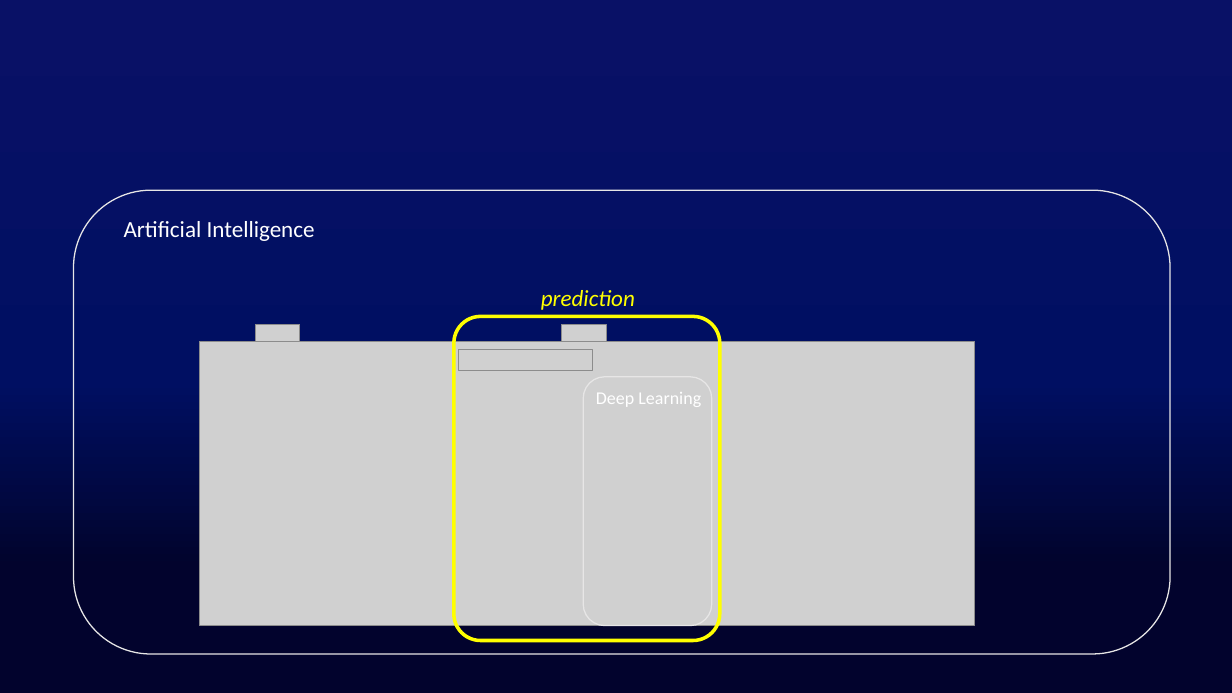
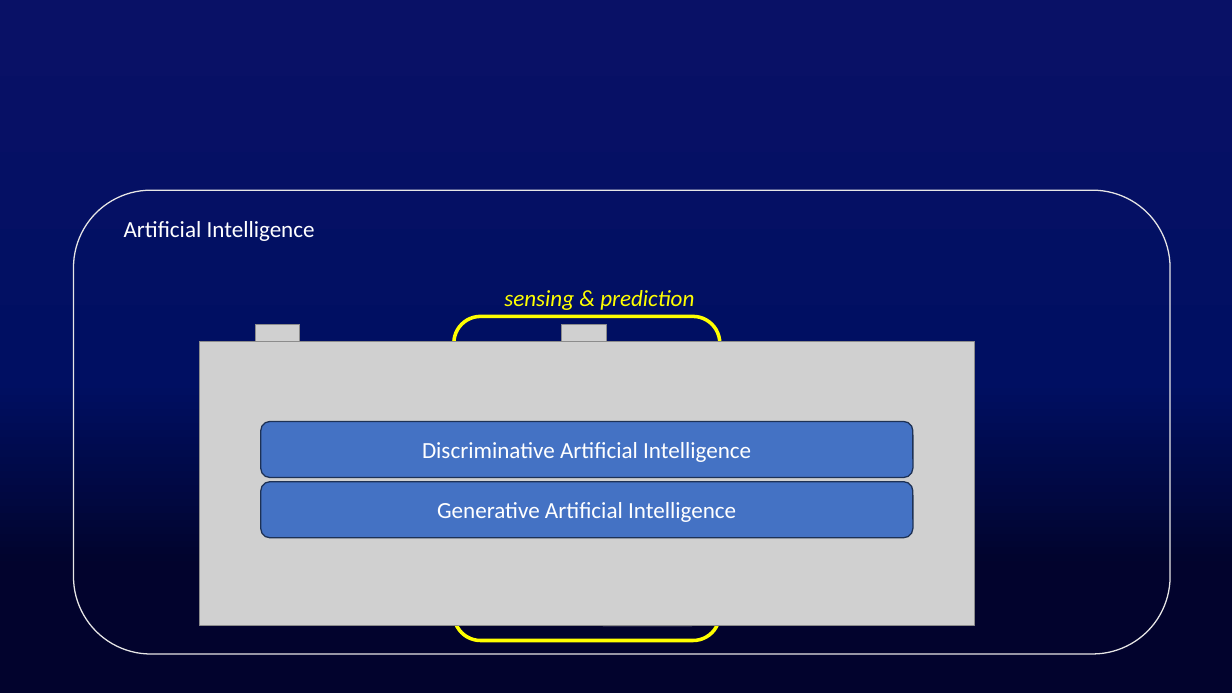
Before and after one commit to Fpadt/AI, a slide deck: slide 7 of pptx/pptx.pptm (slide 9 before the commit). Drawn at 1232x693 pixels with LibreOffice and Linux fonts; fonts in the diff are those of the drawing; grey boxes stand for pictures. Boxes give left, top, right and bottom in pixels: in the first picture for what was removed or moved away, otherwise in the second. Text is boxed around its words. In the diff, an @@ line names an element or a change of style, - is before the commit and + after.

```diff
--- a/pptx/pptx.pptm
+++ b/pptx/pptx.pptm
@@ text at (504, 290, 694, 310): text changed @@
-prediction
+sensing & prediction
@@ picture removed at (458, 349, 592, 371) @@
@@ text removed at (596, 392, 701, 407) @@
-Deep Learning
@@ rounded rectangle added at (261, 421, 913, 478), fill #4472C4, outline #1E3256 1 pt, 18 pt, text #FFFFFF @@
+Discriminative Artificial Intelligence
@@ rounded rectangle added at (261, 482, 913, 538), fill #4472C4, outline #1E3256 1 pt, 18 pt, text #FFFFFF @@
+Generative Artificial Intelligence
```
Also in this commit, not shown: 9 other slides changed, 11 slides added, 8 slides removed.
